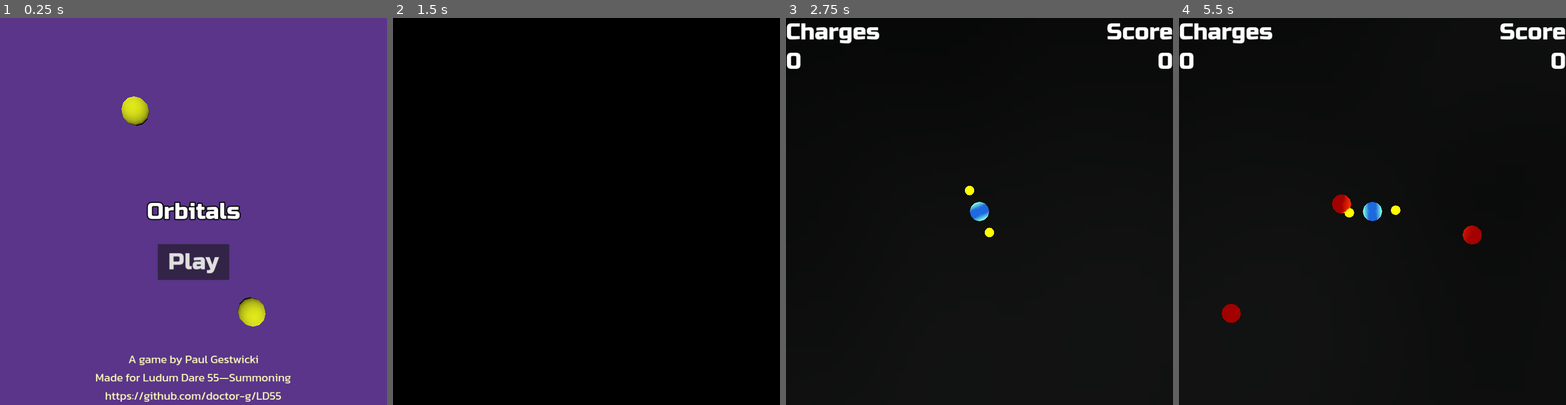
Above: before the commit, frames 1-4 (left to right).
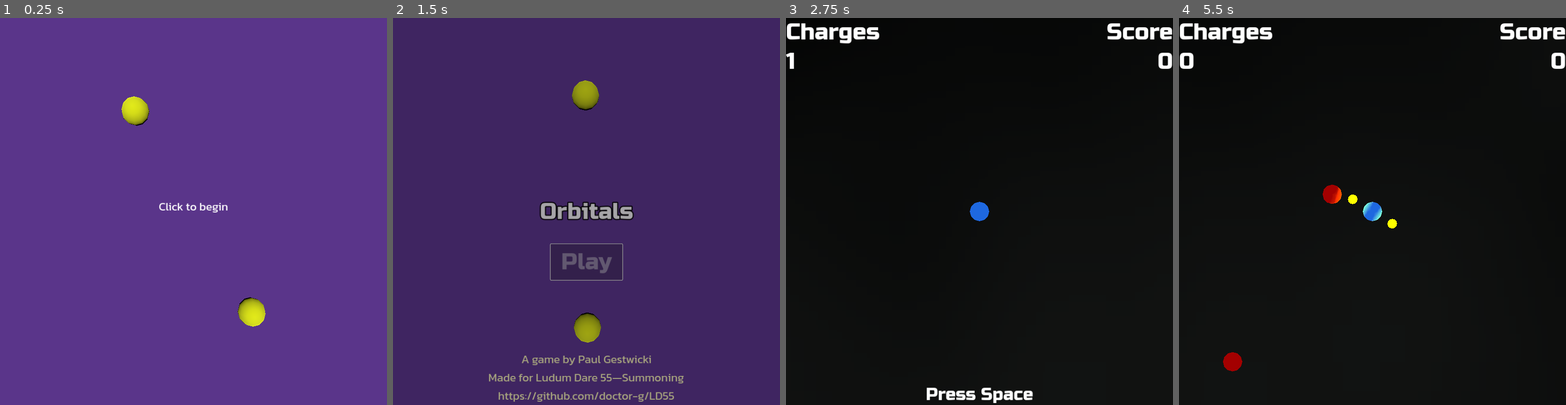
Above: after the commit, the same moments.

Repository: doctor-g/LD55
Game: Godot game, scene res://title_screen.tscn
Same seed, same stepped clock (60 frames per second), same inputs: the game is played once before the commit and once after it.
Inputs (mouse positions are in pixels of both pictures, inside the frame that each line leads up to):
- Up to frame 1 (0.25 s): no input
- Up to frame 2 (1.5 s): click (586, 261) at 0.5 s, where only the run before the commit has a clickable "Play"; click (586, 261) at 1.25 s, where only the run after the commit has a clickable "Play"
- Up to frame 3 (2.75 s): tap Space (summon) at 2, 2.1 s; move the mouse to (1064, 192) at 2.02 s; hold D (move_right) from 2.03 s (still down); click (1064, 192) at 2.17 s
- Up to frame 4 (5.5 s): release D (move_right) at 2.75 s; tap Space (summon) at 2.75, 3.6, 5.1 s; drag from (1295, 230) to (1353, 288) at 2.77 s; move the mouse to (1411, 126) at 3.52 s; hold D (move_right) 3.53-4.25 s; click (1411, 126) at 3.67 s; drag from (1353, 288) to (1256, 153) at 4.27 s; move the mouse to (1488, 269) at 5.02 s; hold A (move_left) from 5.03 s (still down); click (1488, 269) at 5.17 s

The runs differ from the first frame. In frame 1, 3.9% of the frame differs, in the area x 24-76%, y 47-100%; in frame 2, 100%, in the area x 0-100%, y 0-100%; in frame 3, 0.8%; in frame 4, 1.2%.

Commit message:
Use splash screen to force click in

Diff:
--- /dev/null
+++ b/project/splash.gd
@@ -0,0 +1,10 @@
+extends Control
+
+signal splash_dismissed
+
+var _done := false
+
+func _on_gui_input(event: InputEvent) -> void:
+	if not _done and event is InputEventMouseButton and event.is_pressed():
+		splash_dismissed.emit()
+		_done = true
--- a/project/title_screen.gd
+++ b/project/title_screen.gd
@@ -10,3 +10,12 @@
 
 func _on_label_meta_clicked(meta: Variant) -> void:
 	OS.shell_open(meta)
+
+
+func _on_splash_splash_dismissed() -> void:
+	$Music.play()
+	await create_tween().tween_property($Splash, "modulate:a", 0, 0.5).finished
+	$Splash.queue_free()
+	$MainUI.visible = true
+	$MainUI.modulate.a = 0
+	create_tween().tween_property($MainUI, "modulate:a", 1, 0.5)
--- a/project/title_screen.tscn
+++ b/project/title_screen.tscn
@@ -1,10 +1,11 @@
-[gd_scene load_steps=11 format=3 uid="uid://dbg8pjxj65ugo"]
+[gd_scene load_steps=12 format=3 uid="uid://dbg8pjxj65ugo"]
 
 [ext_resource type="Script" path="res://title_screen.gd" id="1_v3u0h"]
 [ext_resource type="FontFile" uid="uid://vciwig5ix68c" path="res://RussoOne-Regular.ttf" id="1_xvgeh"]
 [ext_resource type="FontFile" uid="uid://cdlpr4pdum1mc" path="res://Kanit-Regular.ttf" id="3_blncy"]
 [ext_resource type="Script" path="res://nucleus.gd" id="4_87fgo"]
 [ext_resource type="AudioStream" uid="uid://bqg76s5cr45cf" path="res://title.ogg" id="5_6wsy1"]
+[ext_resource type="Script" path="res://splash.gd" id="6_pdxpg"]
 
 [sub_resource type="Theme" id="Theme_27kyf"]
 default_font = ExtResource("1_xvgeh")
@@ -52,7 +53,8 @@
 [node name="TitleScreen" type="Node3D"]
 script = ExtResource("1_v3u0h")
 
-[node name="UI" type="Control" parent="."]
+[node name="MainUI" type="Control" parent="."]
+visible = false
 layout_mode = 3
 anchors_preset = 15
 anchor_right = 1.0
@@ -61,7 +63,7 @@
 grow_vertical = 2
 theme = SubResource("Theme_27kyf")
 
-[node name="TitleLabel" type="Label" parent="UI"]
+[node name="TitleLabel" type="Label" parent="MainUI"]
 layout_mode = 1
 anchors_preset = 8
 anchor_left = 0.5
@@ -79,7 +81,7 @@
 text = "Orbitals"
 horizontal_alignment = 1
 
-[node name="PlayButton" type="Button" parent="UI"]
+[node name="PlayButton" type="Button" parent="MainUI"]
 unique_name_in_owner = true
 custom_minimum_size = Vector2(200, 100)
 layout_mode = 1
@@ -96,7 +98,7 @@
 grow_vertical = 2
 text = "Play"
 
-[node name="Label" type="RichTextLabel" parent="UI"]
+[node name="Label" type="RichTextLabel" parent="MainUI"]
 layout_mode = 1
 anchors_preset = 12
 anchor_top = 1.0
@@ -116,7 +118,7 @@
 autowrap_mode = 0
 meta_underlined = false
 
-[node name="Overlay" type="ColorRect" parent="UI"]
+[node name="Overlay" type="ColorRect" parent="MainUI"]
 layout_mode = 1
 anchors_preset = 15
 anchor_right = 1.0
@@ -146,15 +148,44 @@
 material = SubResource("StandardMaterial3D_m6axt")
 
 [node name="AnimationPlayer" type="AnimationPlayer" parent="."]
-root_node = NodePath("../UI")
+root_node = NodePath("../MainUI")
 libraries = {
 "": SubResource("AnimationLibrary_utjhk")
 }
 
-[node name="AudioStreamPlayer" type="AudioStreamPlayer" parent="."]
+[node name="Splash" type="Control" parent="."]
+layout_mode = 3
+anchors_preset = 15
+anchor_right = 1.0
+anchor_bottom = 1.0
+grow_horizontal = 2
+grow_vertical = 2
+script = ExtResource("6_pdxpg")
+
+[node name="ClickInstructions" type="Label" parent="Splash"]
+layout_mode = 1
+anchors_preset = 8
+anchor_left = 0.5
+anchor_top = 0.5
+anchor_right = 0.5
+anchor_bottom = 0.5
+offset_left = -190.0
+offset_top = -39.0
+offset_right = 191.0
+offset_bottom = 39.0
+grow_horizontal = 2
+grow_vertical = 2
+theme_override_colors/font_outline_color = Color(0, 0, 0, 1)
+theme_override_fonts/font = ExtResource("3_blncy")
+theme_override_font_sizes/font_size = 32
+text = "Click to begin"
+horizontal_alignment = 1
+
+[node name="Music" type="AudioStreamPlayer" parent="."]
 stream = ExtResource("5_6wsy1")
-autoplay = true
 bus = &"Music"
 
-[connection signal="pressed" from="UI/PlayButton" to="." method="_on_play_button_pressed"]
-[connection signal="meta_clicked" from="UI/Label" to="." method="_on_label_meta_clicked"]
+[connection signal="pressed" from="MainUI/PlayButton" to="." method="_on_play_button_pressed"]
+[connection signal="meta_clicked" from="MainUI/Label" to="." method="_on_label_meta_clicked"]
+[connection signal="gui_input" from="Splash" to="Splash" method="_on_gui_input"]
+[connection signal="splash_dismissed" from="Splash" to="." method="_on_splash_splash_dismissed"]
